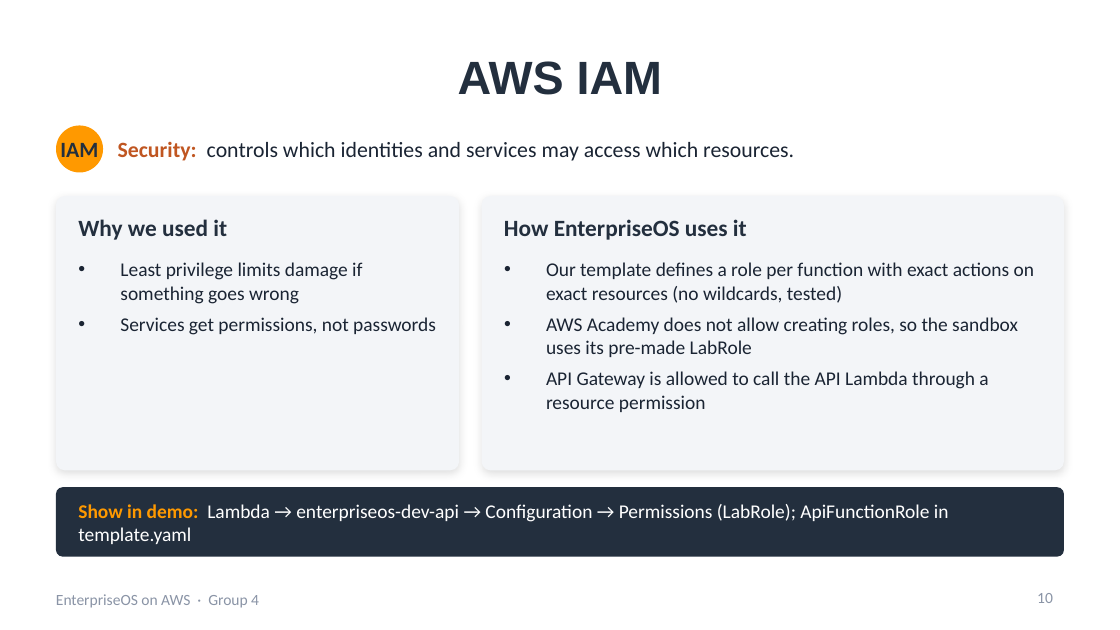
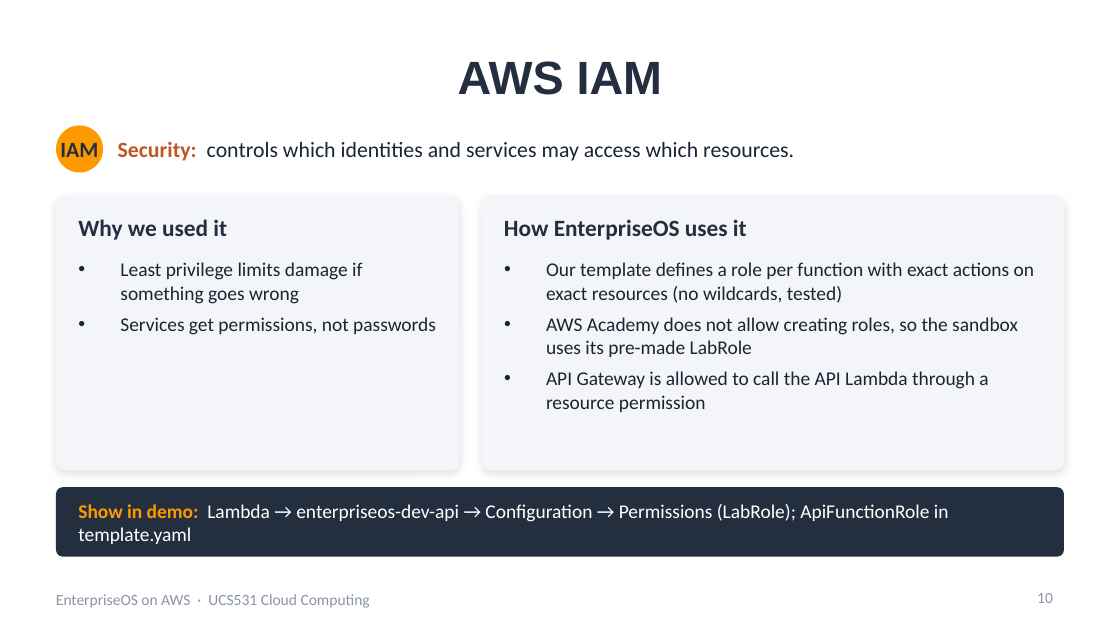
Before and after one commit to Ak7950/EnterpriseOS-AWS-Cloud, a slide deck: slide 10 of presentation/EnterpriseOS-AWS-Presentation.pptx. Drawn at 1120x630 pixels with LibreOffice and Linux fonts; fonts in the diff are those of the drawing. Boxes give left, top, right and bottom in pixels: in the first picture for what was removed or moved away, otherwise in the second. Text is boxed around its words. In the diff, an @@ line names an element or a change of style, - is before the commit and + after.

```diff
--- a/presentation/EnterpriseOS-AWS-Presentation.pptx
+++ b/presentation/EnterpriseOS-AWS-Presentation.pptx
@@ text at (x1=56, y1=594, x2=370, y2=608): text changed @@
-EnterpriseOS on AWS · Group 4
+EnterpriseOS on AWS · UCS531 Cloud Computing
```
Also in this commit, not shown: 12 other slides changed, 13 other files.
